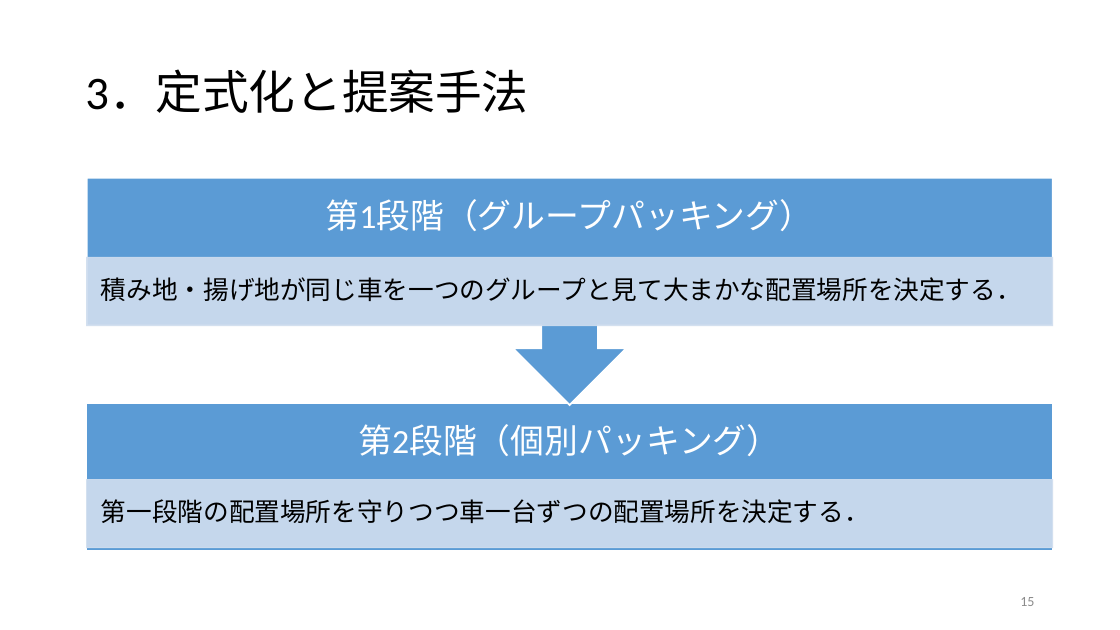
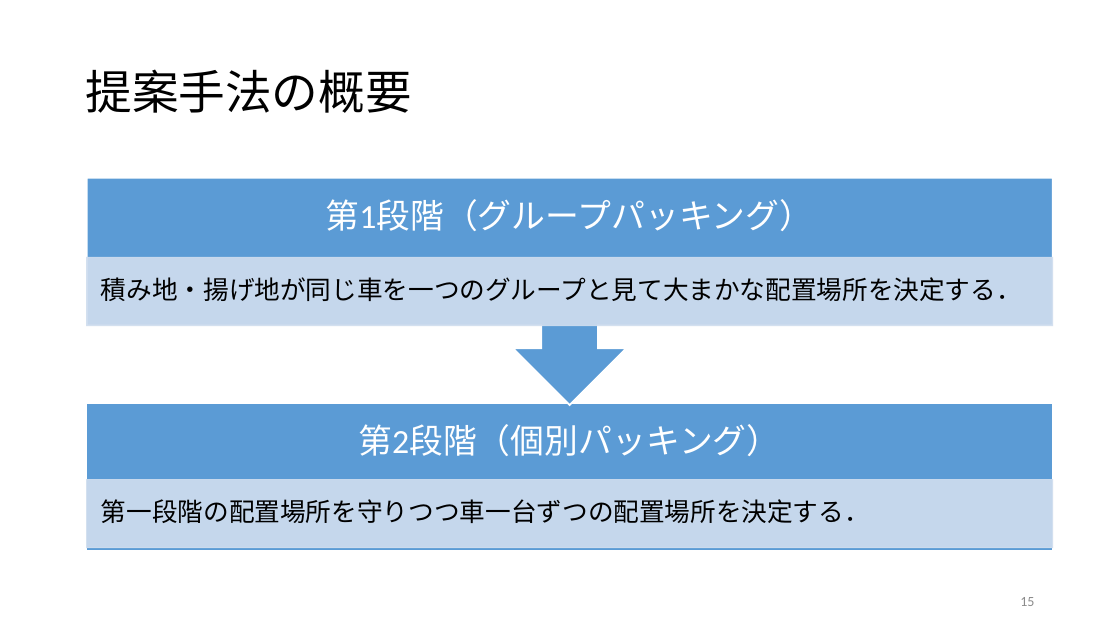
Before and after one commit to r-kurosu/kline, a slide deck: slide 15 of 卒論発表用スライド.pptx. Drawn at 1120x630 pixels with LibreOffice and Linux fonts; fonts in the diff are those of the drawing. Boxes give left, top, right and bottom in pixels: in the first picture for what was removed or moved away, otherwise in the second. Text is boxed around its words. In the diff, an @@ line names an element or a change of style, - is before the commit and + after.

Commit message:
レベル法の記述追加

```diff
--- a/卒論発表用スライド.pptx
+++ b/卒論発表用スライド.pptx
@@ title at (85, 69, 411, 113): text changed @@
-3．定式化と提案手法
+提案手法の概要
```
Also in this commit, not shown: 9 other slides changed, 18 other files.
